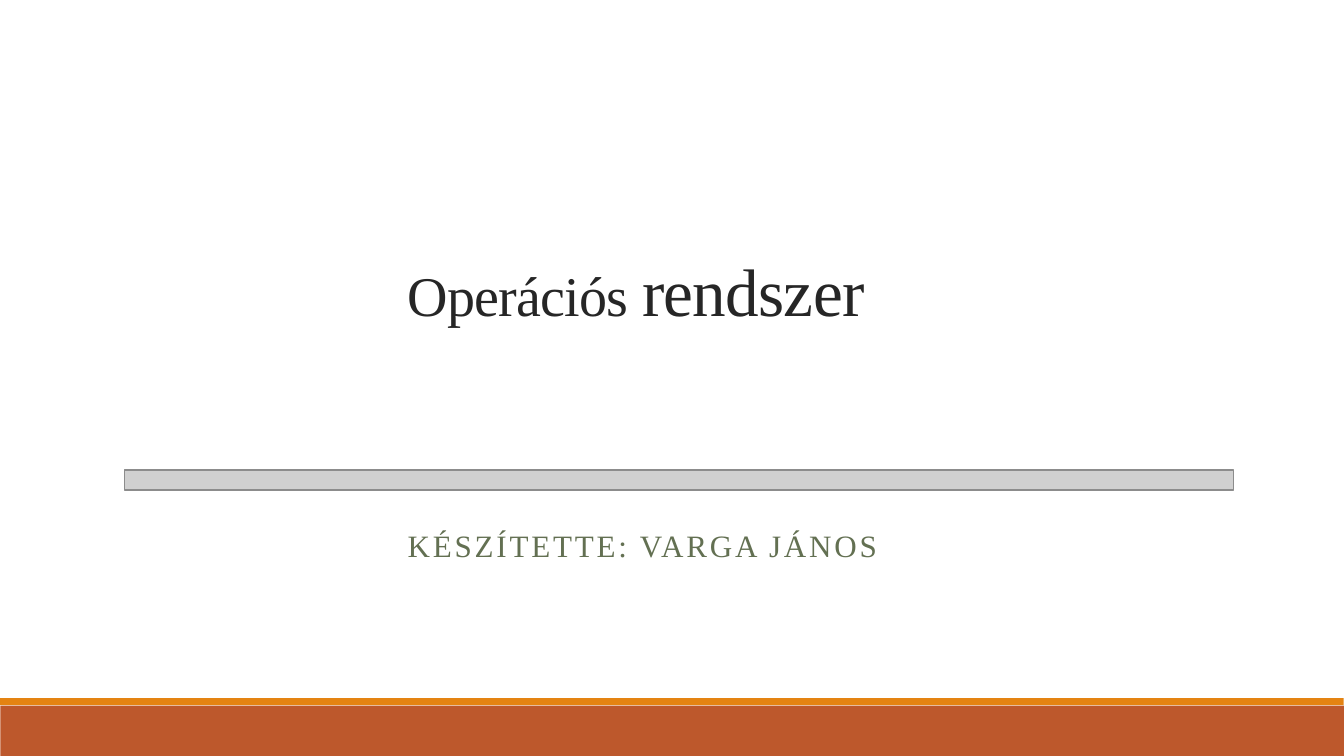
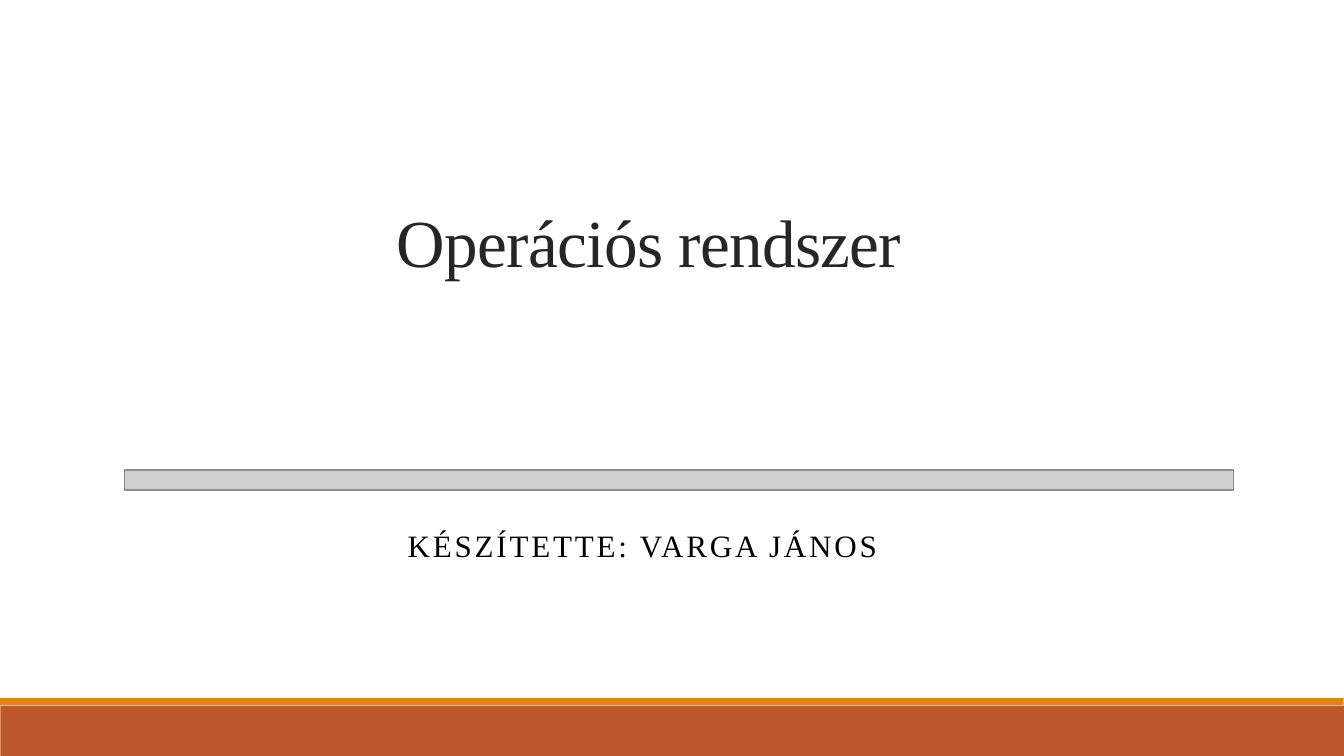
Before and after one commit to vargajanos/Paprika, a slide deck: slide 1 of Operációs rendszer ppt.pptx. Drawn at 1344x756 pixels with LibreOffice and Linux fonts; fonts in the diff are those of the drawing; grey boxes stand for pictures. Boxes give left, top, right and bottom in pixels: in the first picture for what was removed or moved away, otherwise in the second. Text is boxed around its words. In the diff, an @@ line names an element or a change of style, - is before the commit and + after.

```diff
--- a/Operációs rendszer ppt.pptx
+++ b/Operációs rendszer ppt.pptx
@@ title "Operációs rendszer" moved from (x1=408, y1=269, x2=865, y2=327) to (x1=397, y1=220, x2=902, y2=279) @@
@@ title "Operációs rendszer" at (x1=397, y1=220, x2=902, y2=279): size 40 to 48 pt in "Operációs" @@
@@ subtitle "KÉSZÍTETTE: VARGA JÁNOS" at (x1=408, y1=532, x2=877, y2=558): text colour #637052 to #000000 @@
```
Also in this commit, not shown: 5 other slides changed.
